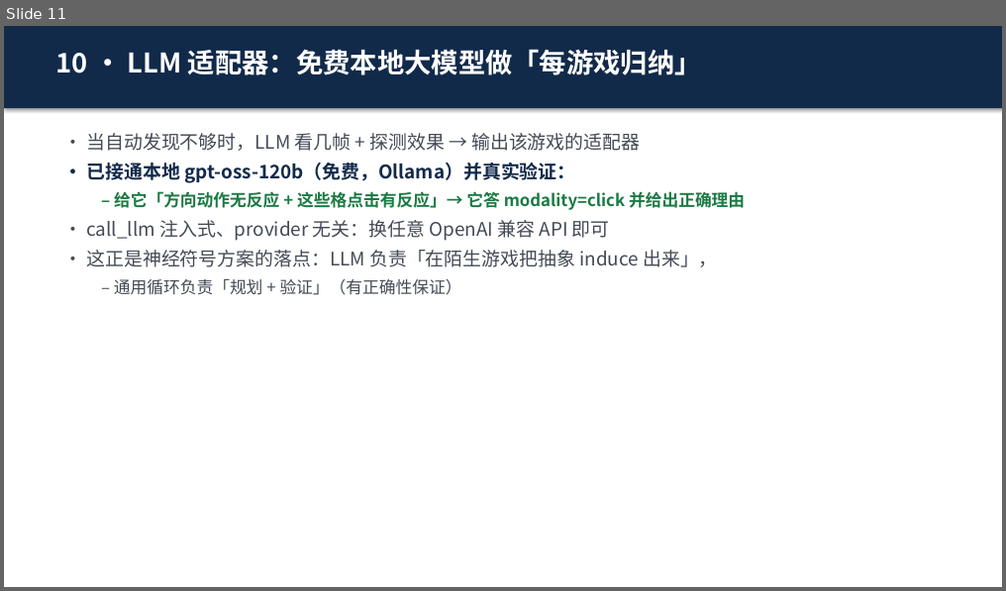
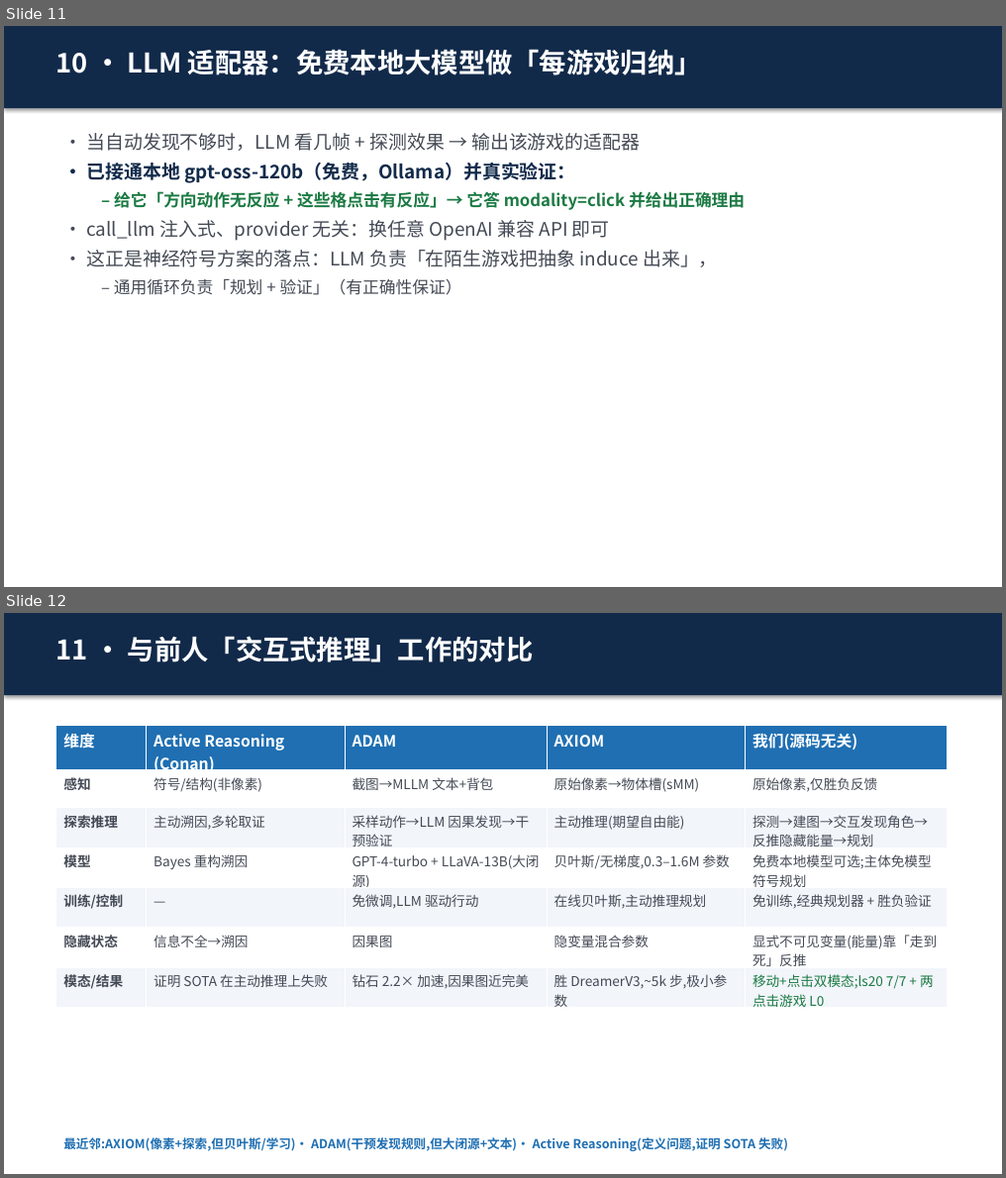
Before and after one commit to 14H034160212/arc-agi3-neurosymbolic, a slide deck: neurosymbolic/ARC_AGI3_neurosymbolic.pptx. Shown one above the other, each under a label of ours: slide 11 before the commit, slides 11 and 12 after it. The pictures are 1006x591 and 1006x1178 pixels, drawn with LibreOffice and Linux fonts; fonts in the diff are those of the drawing. Boxes give left, top, right and bottom in pixels: in the first picture for what was removed or moved away, otherwise in the second. Text is boxed around its words. In the diff, an @@ line names an element or a change of style, - is before the commit and + after.

```diff
--- a/neurosymbolic/ARC_AGI3_neurosymbolic.pptx
+++ b/neurosymbolic/ARC_AGI3_neurosymbolic.pptx
@@ slide 12 added at bbox=[4, 613, 1002, 1174], background #FFFFFF @@
@@ rectangle added at bbox=[4, 613, 1002, 695], fill #122A4A @@
@@ text added at bbox=[56, 636, 534, 663], 26 pt, text #FFFFFF, bold @@
+11 · 与前人「交互式推理」工作的对比
@@ table added at bbox=[56, 725, 947, 1011], 7 rows, 5 columns @@
+维度 | Active Reasoning (Conan) | ADAM | AXIOM | 我们(源码无关)
+感知 | 符号/结构(非像素) | 截图→MLLM 文本+背包 | 原始像素→物体槽(sMM) | 原始像素,仅胜负反馈
+探索推理 | 主动溯因,多轮取证 | 采样动作→LLM 因果发现→干预验证 | 主动推理(期望自由能) | 探测→建图→交互发现角色→反推隐藏能量→规划
+模型 | Bayes 重构溯因 | GPT-4-turbo + LLaVA-13B(大闭源) | 贝叶斯/无梯度,0.3–1.6M 参数 | 免费本地模型可选;主体免模型符号规划
+训练/控制 | — | 免微调,LLM 驱动行动 | 在线贝叶斯,主动推理规划 | 免训练,经典规划器 + 胜负验证
+隐藏状态 | 信息不全→溯因 | 因果图 | 隐变量混合参数 | 显式不可见变量(能量)靠「走到死」反推
+模态/结果 | 证明 SOTA 在主动推理上失败 | 钻石 2.2× 加速,因果图近完美 | 胜 DreamerV3,~5k 步,极小参数 | 移动+点击双模态;ls20 7/7 + 两点击游戏 L0
@@ text added at bbox=[63, 1138, 788, 1152], 12 pt, text #1F6FB2, bold @@
+最近邻:AXIOM(像素+探索,但贝叶斯/学习)· ADAM(干预发现规则,但大闭源+文本)· Active Reasoning(定义问题,证明 SOTA 失败)
```
Also in this commit, not shown: 2 slides changed, 1 other file.
